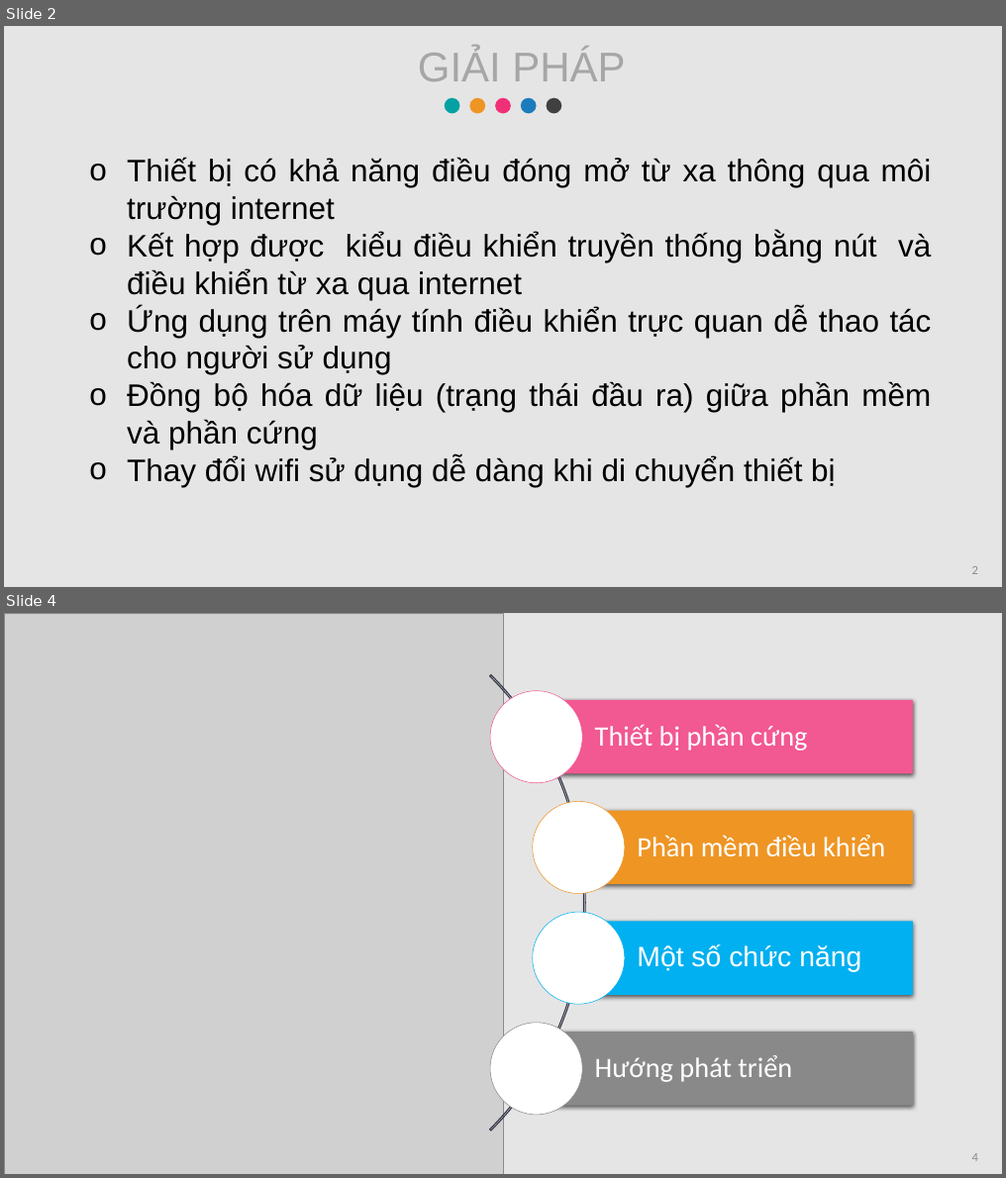
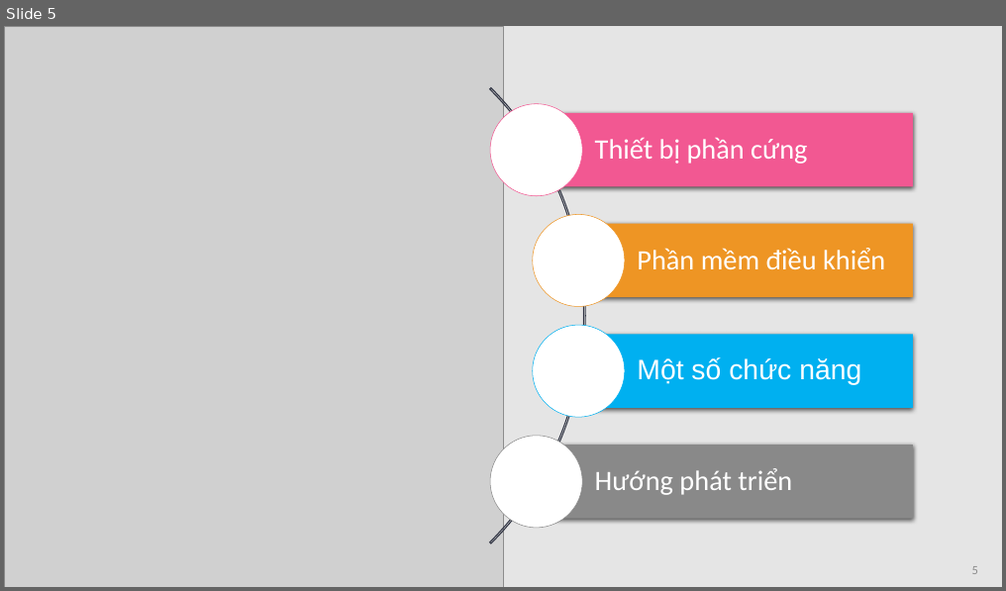
Before and after one commit to ngocphong260899/ThucTapTotNghiep, a slide deck: BaoCao.pptx. Shown one above the other, each under a label of ours: slides 2 and 4 before the commit, slide 5 after it; the slides between them are not shown. The pictures are 1006x1178 and 1006x591 pixels, drawn with LibreOffice and Linux fonts; fonts in the diff are those of the drawing; grey boxes stand for pictures. Boxes give left, top, right and bottom in pixels: in the first picture for what was removed or moved away, otherwise in the second. Text is boxed around its words. In the diff, an @@ line names an element or a change of style, - is before the commit and + after.

```diff
--- a/BaoCao.pptx
+++ b/BaoCao.pptx
@@ slide 2 removed at [4, 26, 1002, 587], background #E5E5E5 @@
@@ text removed at [418, 49, 625, 81] @@
-  GIẢI PHÁP
@@ group removed at [445, 98, 561, 113]: 5 ellipses @@
@@ text removed at [127, 157, 932, 487] @@
-o Thiết bị có khả năng điều đóng mở từ xa thông qua môi trường internet
-o Kết hợp được kiểu điều khiển truyền thống bằng nút và điều khiển từ xa qua internet
-o Ứng dụng trên máy tính điều khiển trực quan dễ thao tác cho người sử dụng
-o Đồng bộ hóa dữ liệu (trạng thái đầu ra) giữa phần mềm và phần cứng
-o Thay đổi wifi sử dụng dễ dàng khi di chuyển thiết bị
@@ page number removed at [972, 567, 978, 574] @@
-2
@@ what was slide 4 is now slide 5 @@
@@ page number at [972, 567, 978, 574]: text changed @@
-4
+5
```
Also in this commit, not shown: 2 slides changed, 3 slides added, 1 other slide removed, 3 other files.
